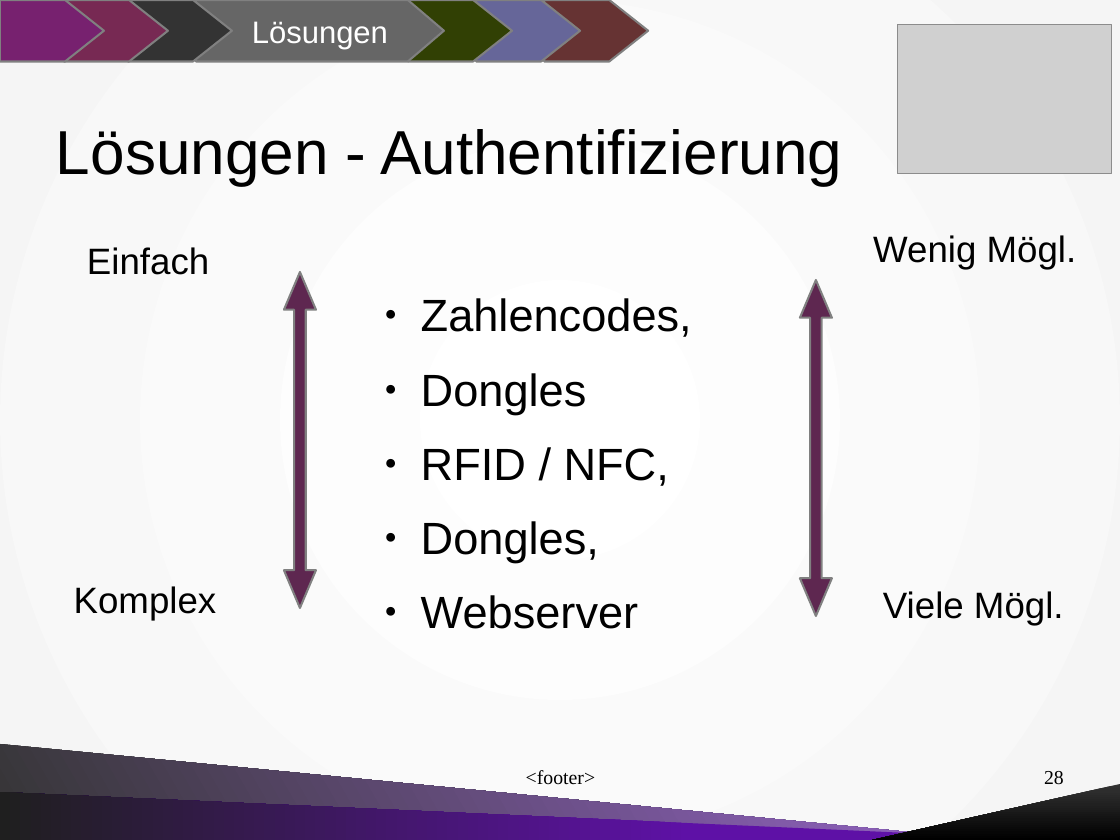
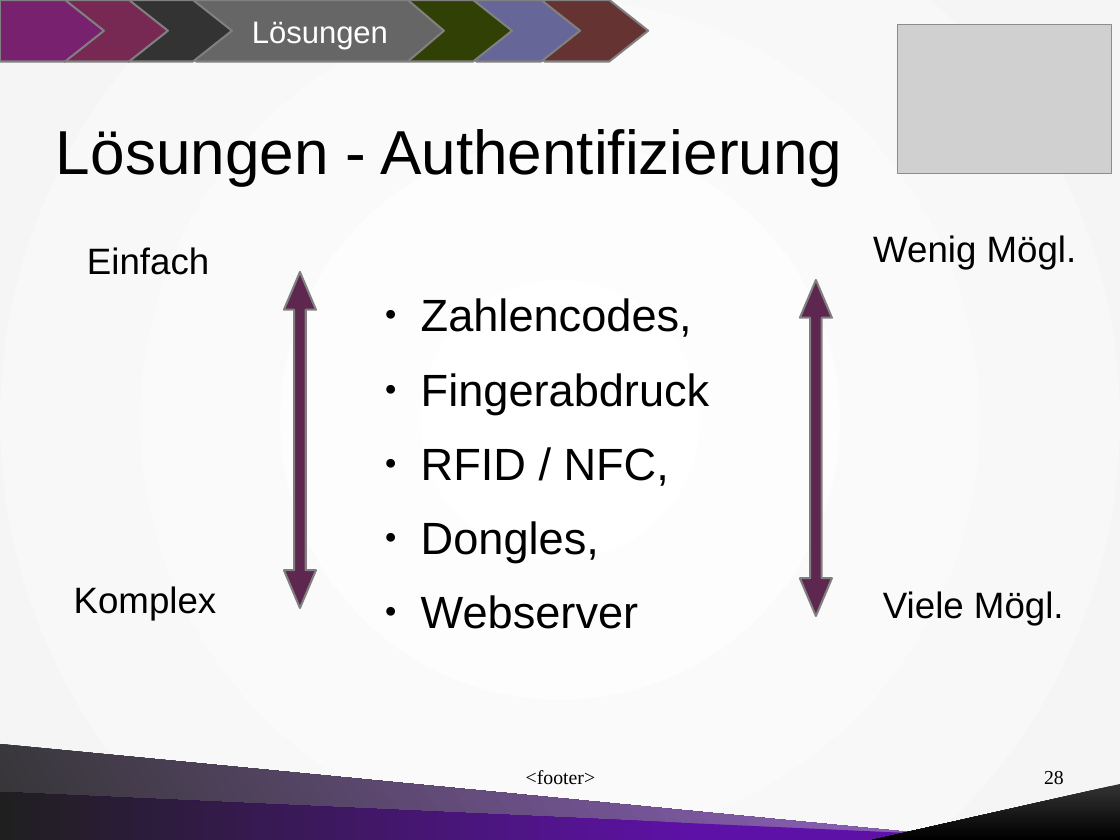
Before and after one commit to mdrobisch/roseguarden, a slide deck: slide 28 of documentation/presentations/Talk_at_VOW_Dresden_Germany_2015-11-06.odp. Drawn at 1120x840 pixels with LibreOffice and Linux fonts; fonts in the diff are those of the drawing; grey boxes stand for pictures. Boxes give left, top, right and bottom in pixels: in the first picture for what was removed or moved away, otherwise in the second. Text is boxed around its words. In the diff, an @@ line names an element or a change of style, - is before the commit and + after.

```diff
--- a/documentation/presentations/Talk_at_VOW_Dresden_Germany_2015-11-06.odp
+++ b/documentation/presentations/Talk_at_VOW_Dresden_Germany_2015-11-06.odp
@@ text at bbox=[421, 373, 710, 414]: text changed @@
-● Dongles
+● Fingerabdruck
```
Also in this commit, not shown: 6 other slides changed, 22 slides added, 2 slides removed.
